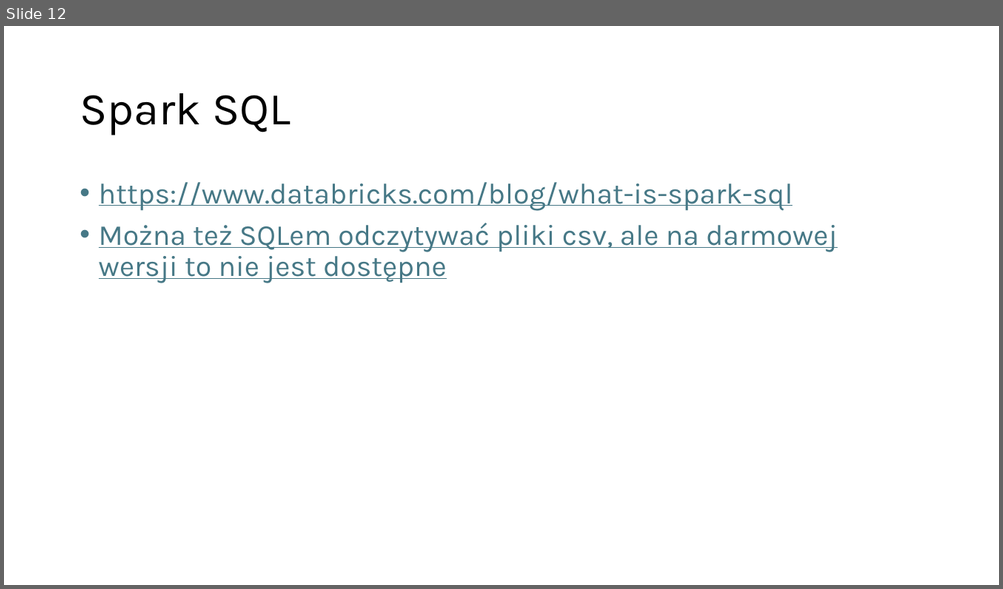
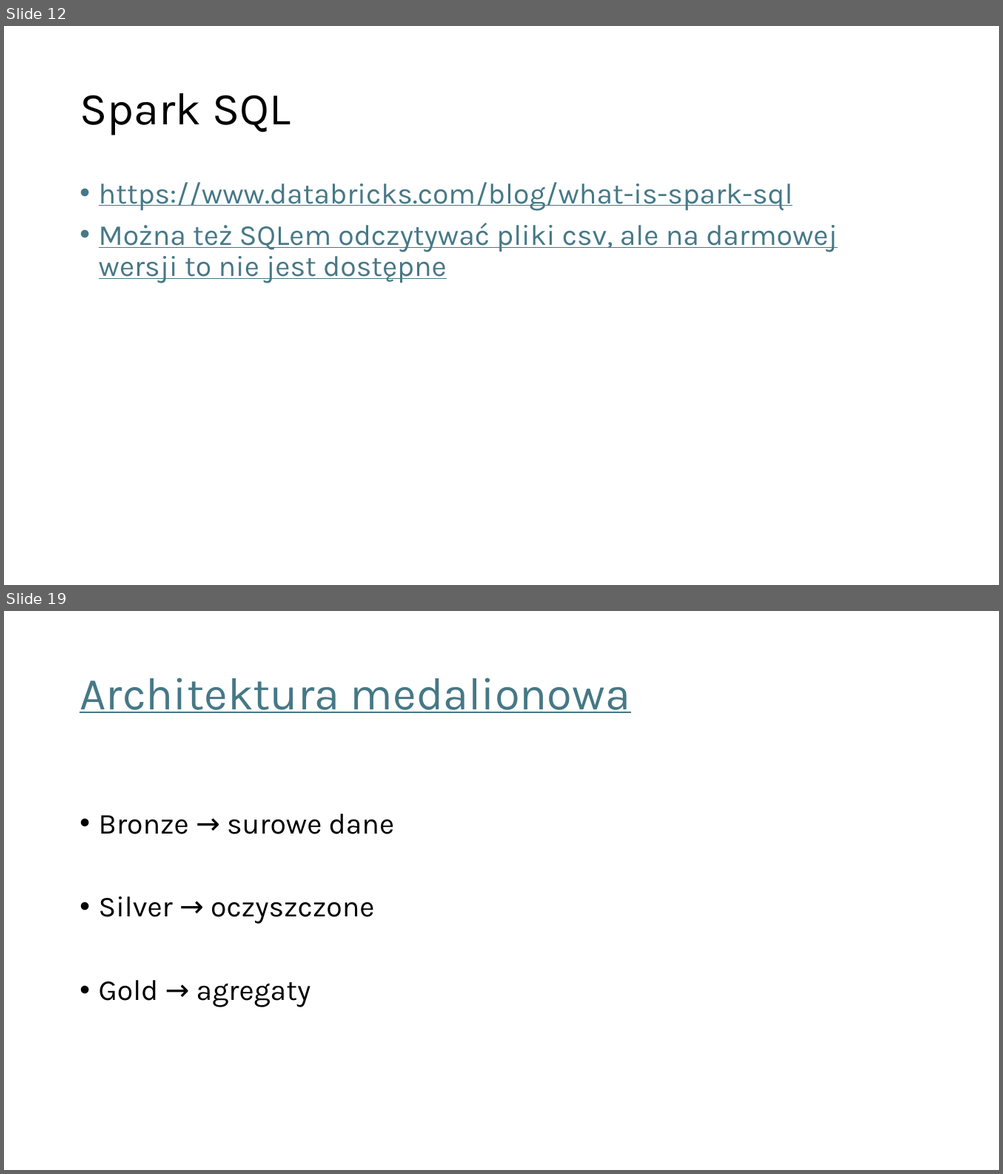
Before and after one commit to Bartekfiolek/Platforma-Databricks, a slide deck: Platforma Databricks.pptx. Shown one above the other, each under a label of ours: slide 12 before the commit, slides 12 and 19 after it; the slides between them are not shown. The pictures are 1003x589 and 1003x1174 pixels, drawn with LibreOffice and Linux fonts; fonts in the diff are those of the drawing. Boxes give left, top, right and bottom in pixels: in the first picture for what was removed or moved away, otherwise in the second. Text is boxed around its words. In the diff, an @@ line names an element or a change of style, - is before the commit and + after.

```diff
--- a/Platforma Databricks.pptx
+++ b/Platforma Databricks.pptx
@@ slide 19 added at box(4, 611, 999, 1170), background #FFFFFF @@
@@ title added at box(79, 678, 630, 713), 44 pt, text #467886, underline @@
+Architektura medalionowa
@@ text added at box(99, 814, 394, 1008), 28 pt, text #000000 @@
+• Bronze → surowe dane
+• Silver → oczyszczone
+• Gold → agregaty
```
Also in this commit, not shown: 8 other slides added, 1 slide removed.
